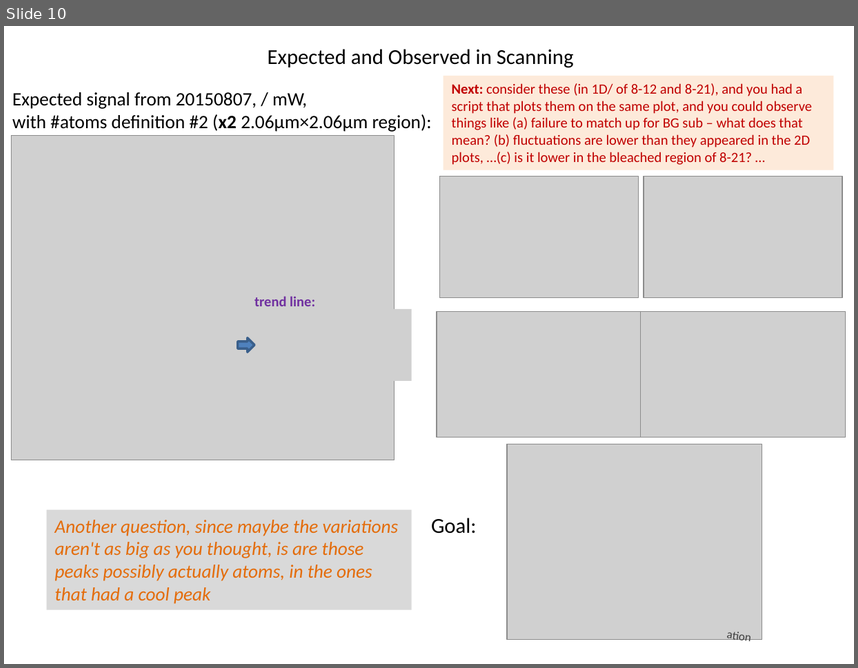
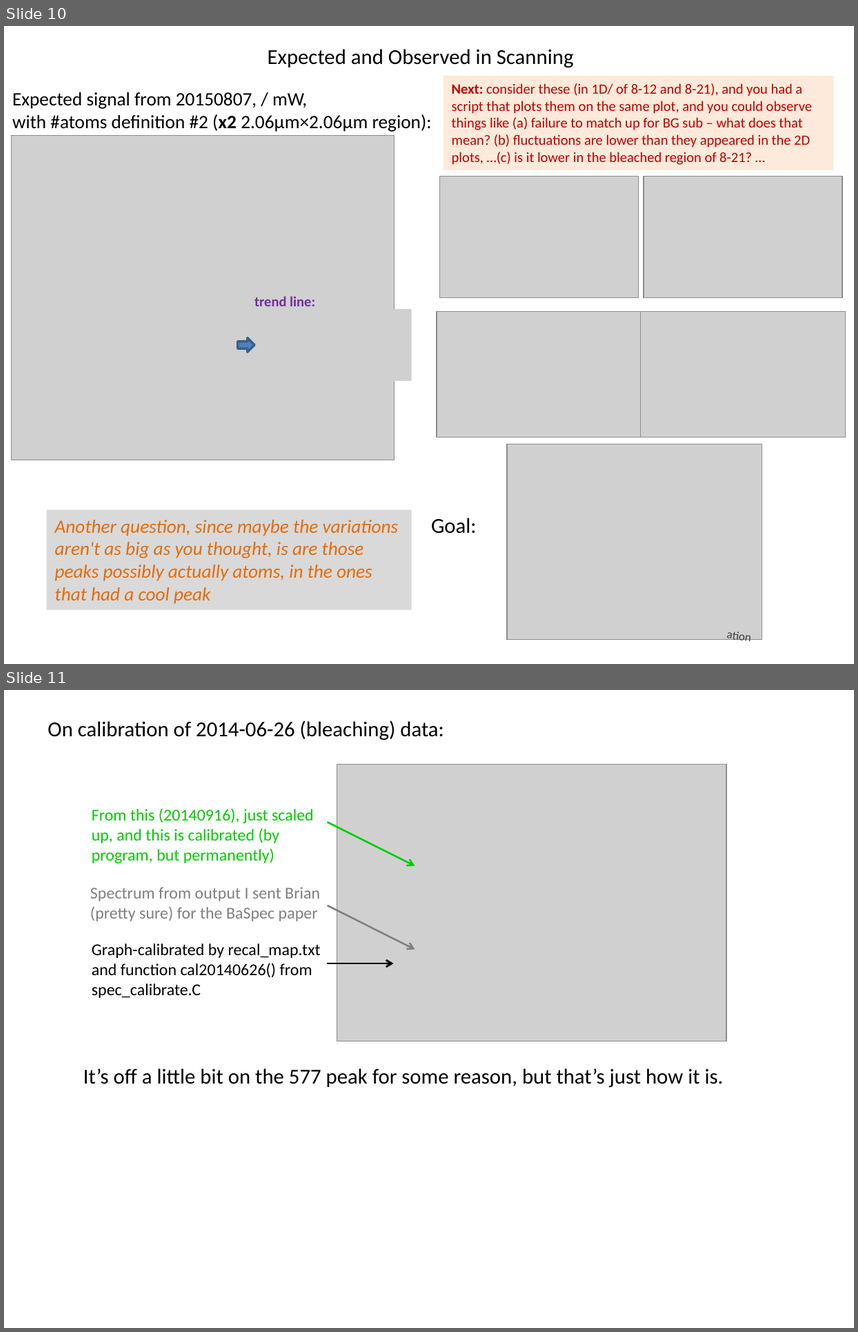
Before and after one commit to Waltmon/timthesis, a slide deck: thought_process.pptx. Shown one above the other, each under a label of ours: slide 10 before the commit, slides 10 and 11 after it. The pictures are 858x668 and 858x1332 pixels, drawn with LibreOffice and Linux fonts; fonts in the diff are those of the drawing; grey boxes stand for pictures. Boxes give left, top, right and bottom in pixels: in the first picture for what was removed or moved away, otherwise in the second. Text is boxed around its words. In the diff, an @@ line names an element or a change of style, - is before the commit and + after.

```diff
--- a/thought_process.pptx
+++ b/thought_process.pptx
@@ slide 11 added at <box>4,690,854,1328</box>, background #FFFFFF @@
@@ text added at <box>47,720,444,740</box>, 18 pt, text #000000 @@
+On calibration of 2014-06-26 (bleaching) data:
@@ picture added at <box>337,764,726,1041</box> @@
@@ text added at <box>92,808,314,863</box>, 14 pt, text #00CC00 @@
+From this (20140916), just scaled up, and this is calibrated (by program, but permanently)
@@ arrow added from (327, 822) to (415, 866), #00CC00 1.5 pt @@
@@ text added at <box>90,887,320,921</box>, 14 pt, text #808080 @@
+Spectrum from output I sent Brian (pretty sure) for the BaSpec paper
@@ arrow added from (327, 905) to (415, 949), #808080 1.5 pt @@
@@ text added at <box>92,943,321,998</box>, 14 pt, text #000000 @@
+Graph-calibrated by recal_map.txt and function cal20140626() from spec_calibrate.C
@@ arrow added from (327, 963) to (393, 963), #000000 1.5 pt @@
@@ text added at <box>83,1068,724,1087</box>, 18 pt, text #000000 @@
+It’s off a little bit on the 577 peak for some reason, but that’s just how it is.
```
Also in this commit, not shown: 1 other slide added, 16 other files.
